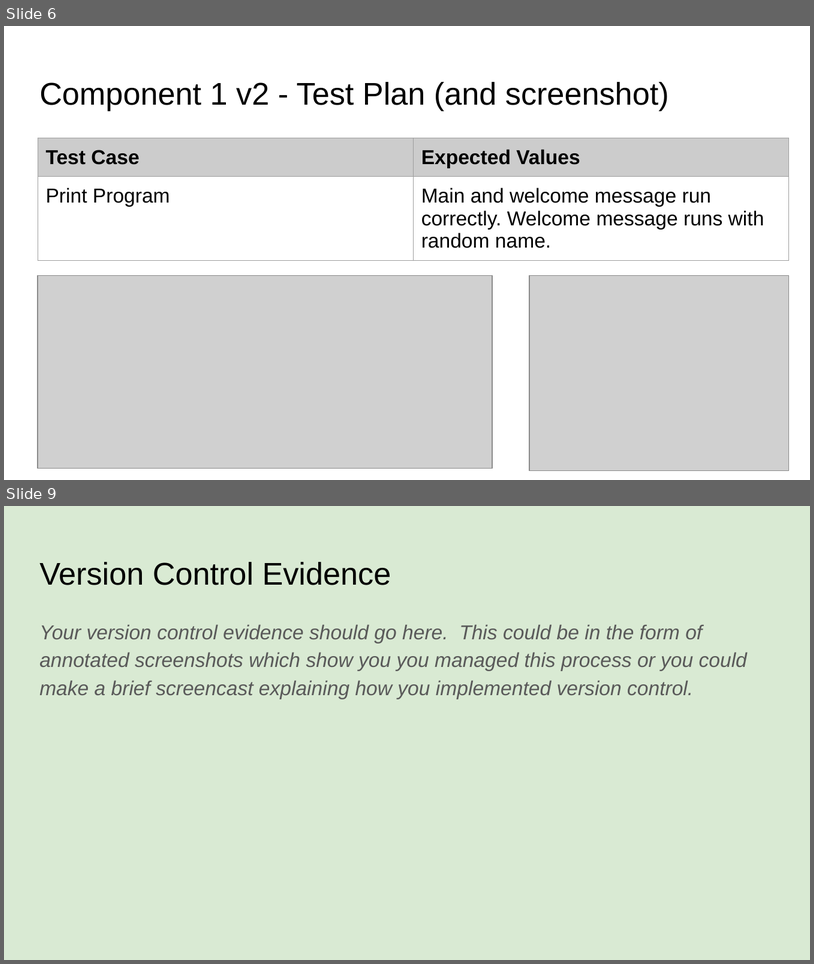
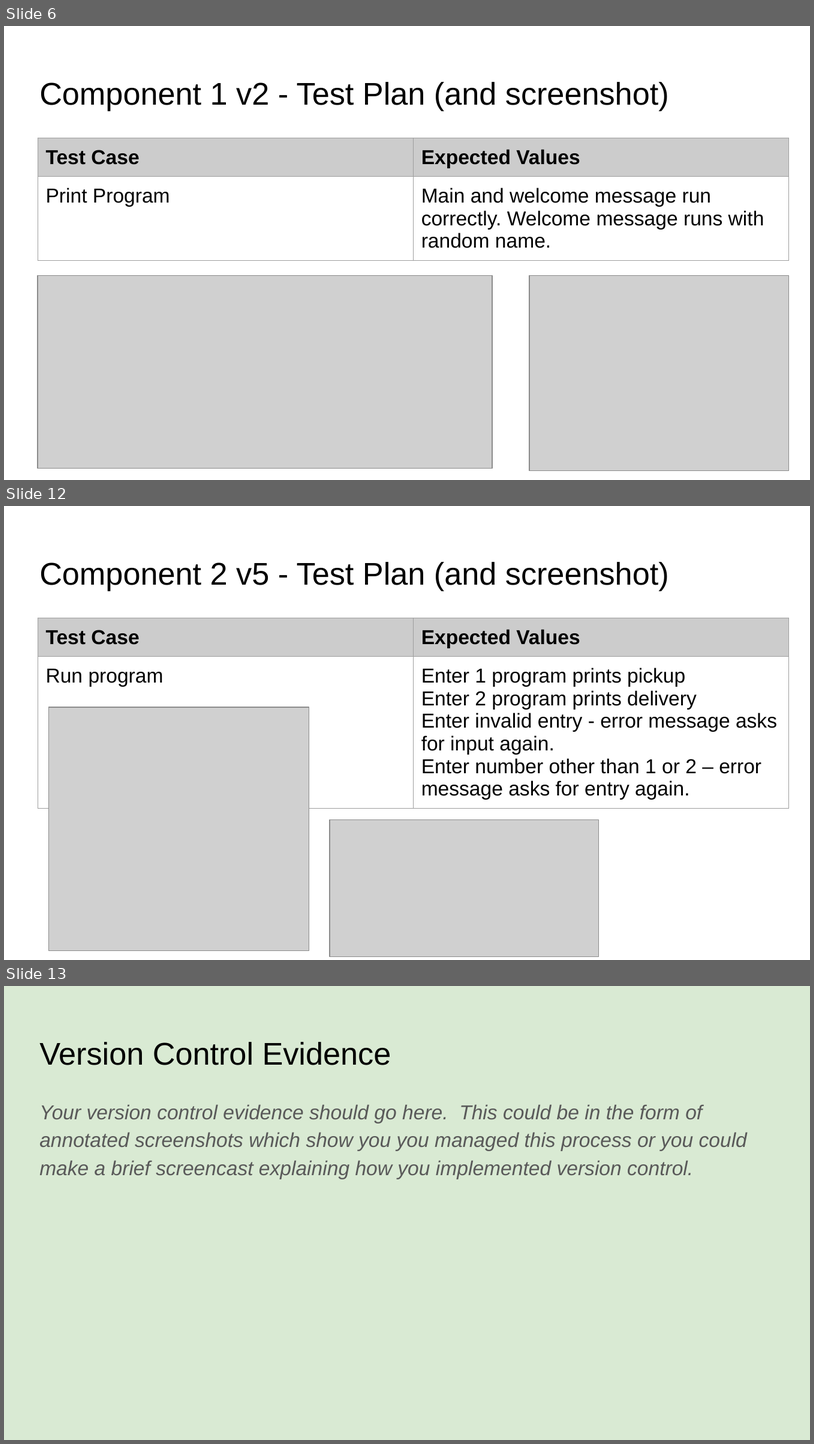
Before and after one commit to xkiio/desktop-tutorial, a slide deck: 022_91893+_+91897+Documentation.pptx. Shown one above the other, each under a label of ours: slides 6 and 9 before the commit, slides 6, 12 and 13 after it; the slides between them are not shown. The pictures are 814x964 and 814x1444 pixels, drawn with LibreOffice and Linux fonts; fonts in the diff are those of the drawing; grey boxes stand for pictures. Boxes give left, top, right and bottom in pixels: in the first picture for what was removed or moved away, otherwise in the second. Text is boxed around its words. In the diff, an @@ line names an element or a change of style, - is before the commit and + after.

Commit message:
Created pickup or delivery menu
Created different versions of menu refining it in version 4.

```diff
--- a/022_91893+_+91897+Documentation.pptx
+++ b/022_91893+_+91897+Documentation.pptx
@@ slide 12 added at [4,506,810,960], background #FFFFFF @@
@@ title added at [39,562,669,591], 28 pt, text #000000 @@
+Component 2 v5 - Test Plan (and screenshot)
@@ table added at [38,618,789,820], 2 rows, 2 columns @@
+Test Case | Expected Values
+Run program | Enter 1 program prints pickup / Enter 2 program prints delivery / Enter invalid entry - error message asks for input again. / Enter number other than 1 or 2 – error message asks for entry again.
@@ picture added at [49,707,309,949] @@
@@ picture added at [330,820,599,957] @@
@@ what was slide 9 is now slide 13 @@
```
Also in this commit, not shown: 2 slides changed, 3 other slides added, 3 other files.
